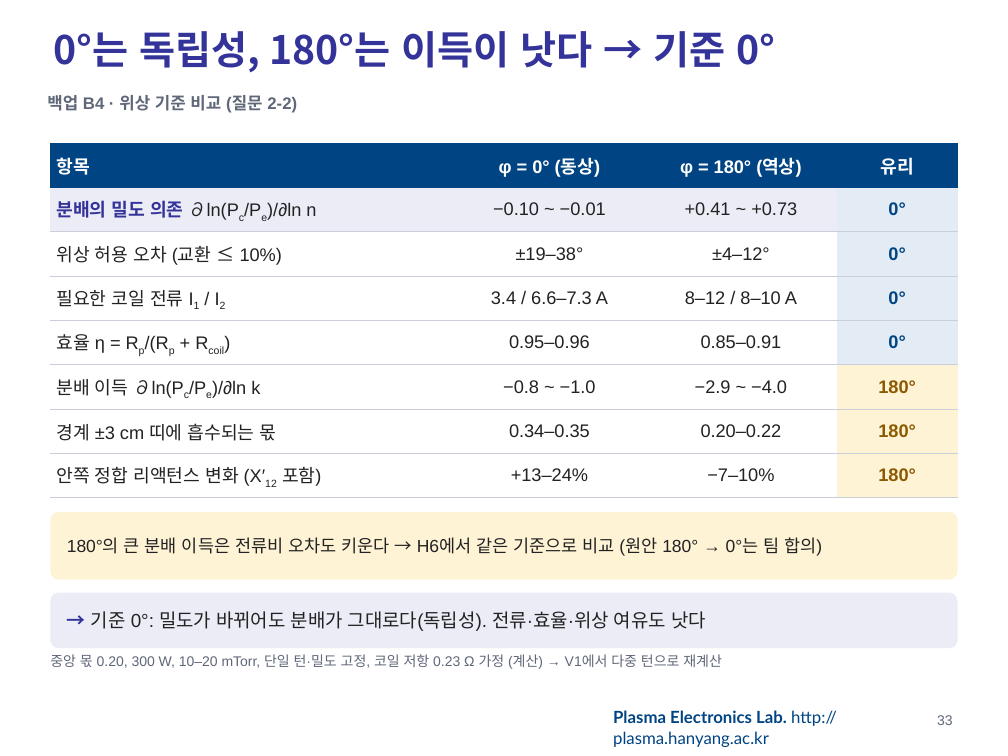
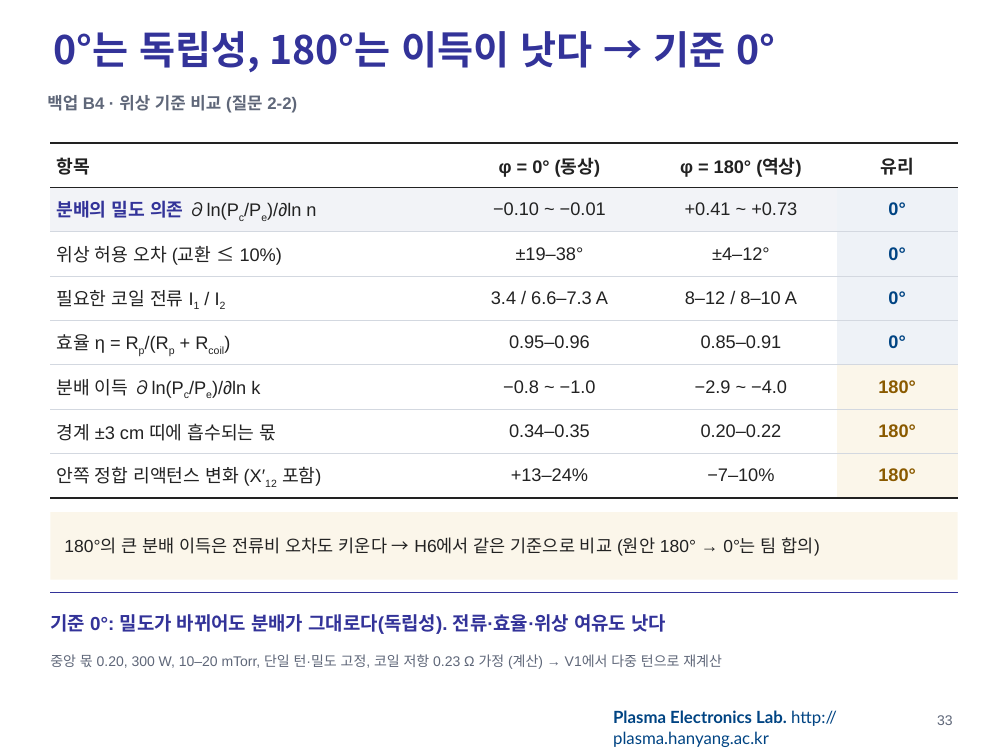
Before and after one commit to garlicjam-pyo/plasma, a slide deck: slide 33 of presentations/1차발표_최종.pptx. Drawn at 1008x756 pixels with LibreOffice and Linux fonts; fonts in the diff are those of the drawing; background and template pictures are left out. Boxes give left, top, right and bottom in pixels: in the first picture for what was removed or moved away, otherwise in the second. Text is boxed around its words. In the diff, an @@ line names an element or a change of style, - is before the commit and + after.

```diff
--- a/presentations/1차발표_최종.pptx
+++ b/presentations/1차발표_최종.pptx
@@ table at bbox=[50, 143, 958, 498] @@
@@ fill #004483 to #FFFFFF in row 1 @@
@@ fill #ECECF7 to #F2F3F7 in 3 cells @@
@@ fill #E3ECF4 to #EEF2F7 in 4 cells @@
@@ fill #FFF3D6 to #FBF6EA in 3 cells @@
@@ text colour #FFFFFF to #222222 in "항목", "φ = 0° (동상)", "φ = 180° (역상)", "유리" @@
@@ borders changed @@
@@ rectangle "180°의 큰 분배 이득은 전류비 ..." at bbox=[50, 512, 958, 580]: rounded rectangle to rectangle; fill #FFF3D6 to #FBF6EA @@
@@ text "기준 0°: 밀도가 바뀌어도 분배가 ...": place and size @@
-text "기준 0°: 밀도가 바뀌어도 분배가 ..." at bbox=[50, 593, 958, 648]
+text "기준 0°: 밀도가 바뀌어도 분배가 ..." at bbox=[50, 614, 667, 634]
@@ text "기준 0°: 밀도가 바뀌어도 분배가 ..." at bbox=[50, 614, 667, 634]: fill #ECECF7 to none @@
@@ line added from (50, 593) to (958, 593), #333399 1 pt @@
@@ text at bbox=[50, 614, 667, 634]: text changed; text colour #222222 to #333399; bold on @@
-→ 기준 0°: 밀도가 바뀌어도 분배가 그대로다(독립성). 전류·효율·위상 여유도 낫다
+기준 0°: 밀도가 바뀌어도 분배가 그대로다(독립성). 전류·효율·위상 여유도 낫다
```
Also in this commit, not shown: 39 other slides changed, 3 other files.
